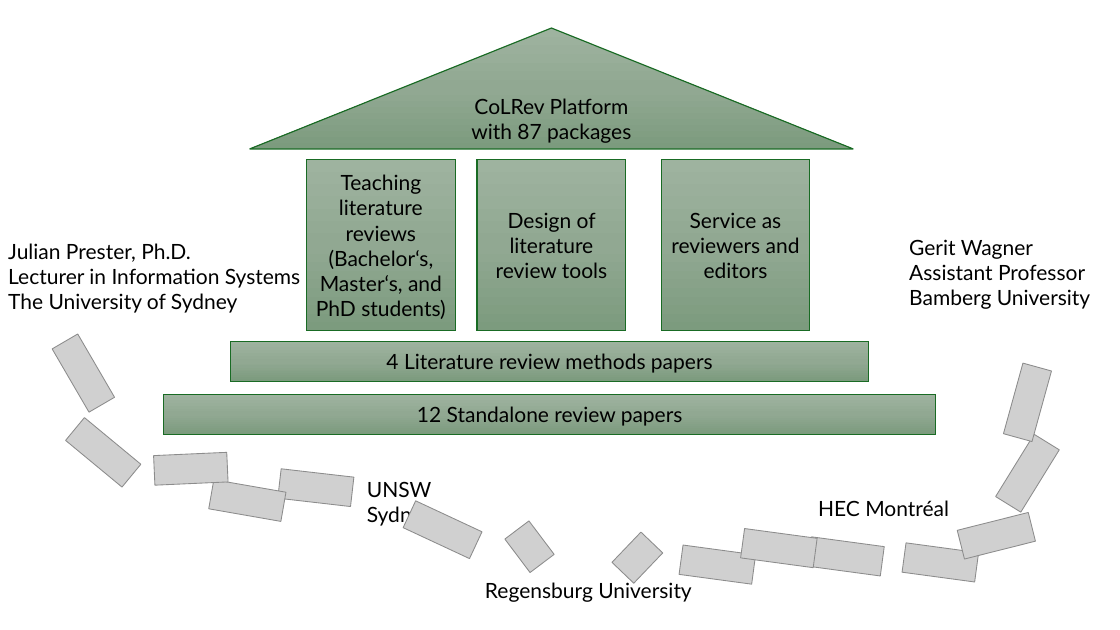
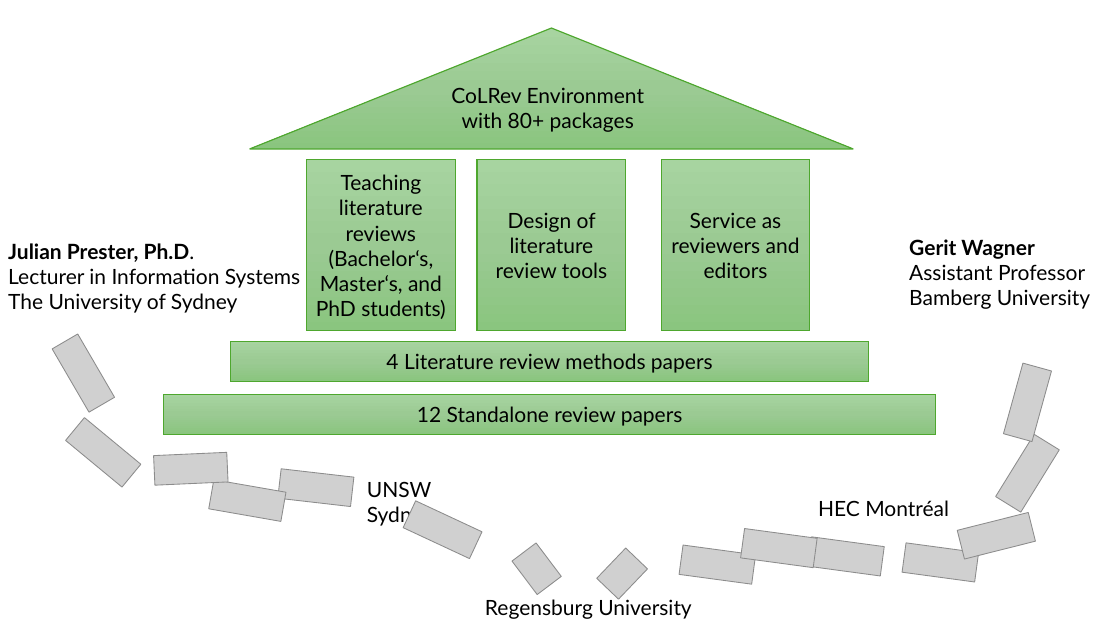
Before and after one commit to CoLRev-Environment/workshop, a slide deck: slide 1 of assets/expertise.pptx. Drawn at 1120x630 pixels with LibreOffice and Linux fonts; fonts in the diff are those of the drawing; grey boxes stand for pictures. Boxes give left, top, right and bottom in pixels: in the first picture for what was removed or moved away, otherwise in the second. Text is boxed around its words. In the diff, an @@ line names an element or a change of style, - is before the commit and + after.

```diff
--- a/assets/expertise.pptx
+++ b/assets/expertise.pptx
@@ fill gradient #9EB49F to #91A892 to #7D9C7E to gradient #A8D5A0 to #9CCA94 to #8AC680; outline #196B24 1 pt to #4EA72E 1 pt in 6 elements at [307, 160, 455, 331], [477, 160, 626, 331], [661, 160, 810, 331], [231, 342, 869, 381], [164, 395, 936, 434], [250, 28, 854, 149] @@
@@ text added at [451, 87, 644, 132], 18 pt, text #000000 @@
+CoLRev Environment
+with 80+ packages
@@ text in triangle at [471, 98, 631, 143]: text removed @@
-CoLRev Platform
-with 87 packages
@@ text at [909, 239, 1034, 259]: bold on in "Gerit Wagner" @@
@@ text at [8, 243, 195, 262]: bold on in "Julian Prester, Ph.D." @@
@@ picture: place and size @@
-picture at [505, 521, 554, 573]
+picture at [512, 543, 562, 595]
@@ picture: place and size @@
-picture at [612, 532, 663, 584]
+picture at [597, 548, 648, 599]
@@ text "Regensburg University": place and size @@
-text "Regensburg University" at [485, 580, 692, 602]
+text "Regensburg University" at [485, 597, 692, 619]
```
Also in this commit, not shown: 3 other files.
